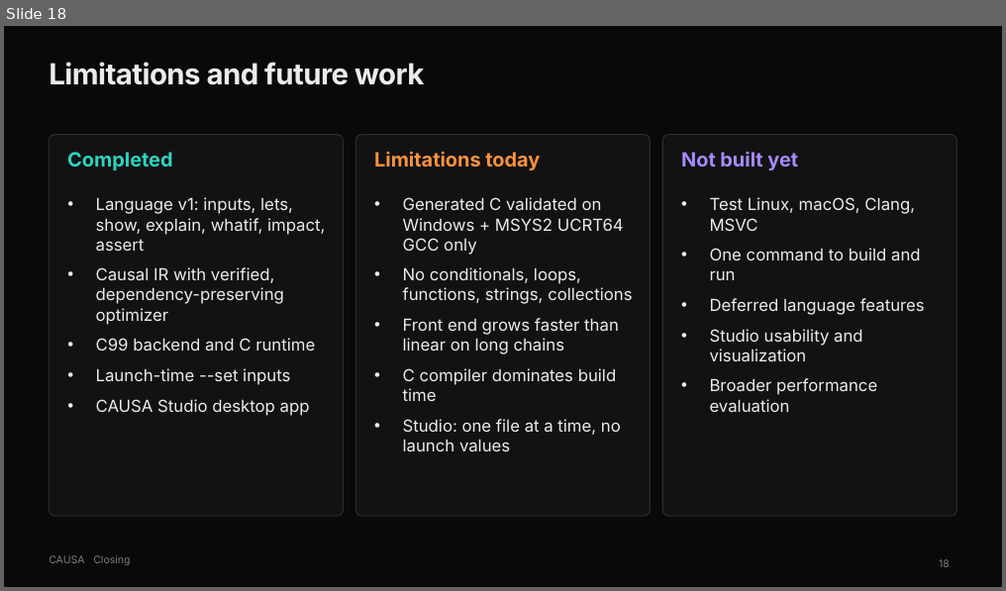
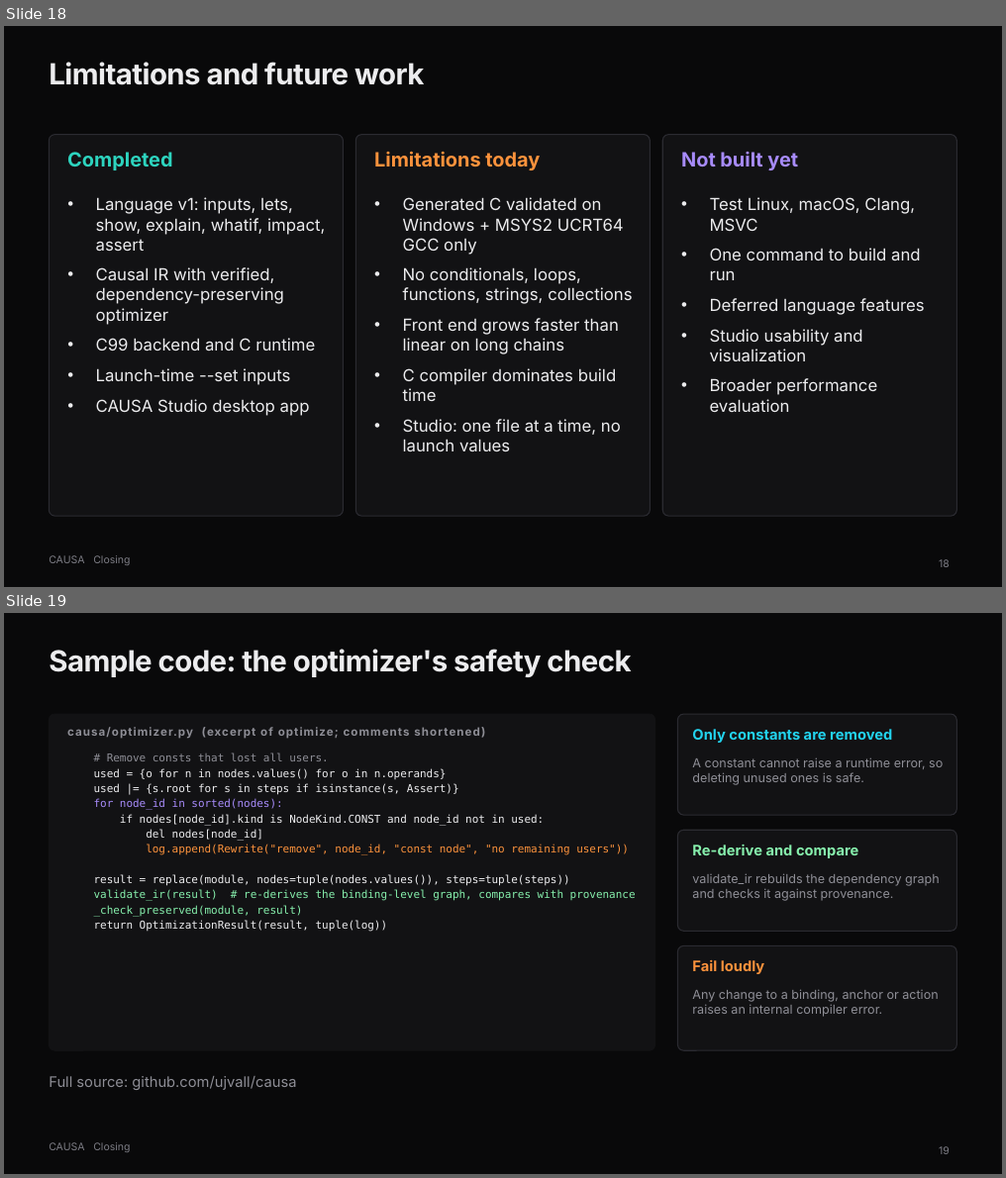
Before and after one commit to ujvall/Causa, a slide deck: presentation/CAUSA_Final_Presentation.pptx. Shown one above the other, each under a label of ours: slide 18 before the commit, slides 18 and 19 after it. The pictures are 1006x591 and 1006x1178 pixels, drawn with LibreOffice and Linux fonts; fonts in the diff are those of the drawing. Boxes give left, top, right and bottom in pixels: in the first picture for what was removed or moved away, otherwise in the second. Text is boxed around its words. In the diff, an @@ line names an element or a change of style, - is before the commit and + after.

Commit message:
Presentation: add sample code slide and GitHub link

```diff
--- a/presentation/CAUSA_Final_Presentation.pptx
+++ b/presentation/CAUSA_Final_Presentation.pptx
@@ slide 19 added at (4, 613, 1002, 1174), background #09090A @@
@@ title added at (49, 649, 631, 677), 28 pt, text #ECECEE, bold @@
+Sample code: the optimizer's safety check
@@ rounded rectangle added at (49, 714, 655, 1051), fill #121214, outline #121214 1 pt @@
@@ text added at (67, 727, 410, 739), 11 pt, text #8E8E96, bold @@
+causa/optimizer.py (excerpt of optimize; comments shortened)
@@ rounded rectangle added at (678, 714, 957, 815), fill #121214, outline #2B2B31 1 pt @@
@@ text added at (692, 729, 892, 743), 14 pt, text #22D3EE, bold @@
+Only constants are removed
@@ text added at (94, 754, 636, 932), 10.5 pt, text #ECECEE @@
+# Remove consts that lost all users.
+used = {o for n in nodes.values() for o in n.operands}
+used |= {s.root for s in steps if isinstance(s, Assert)}
+for node_id in sorted(nodes):
+if nodes[node_id].kind is NodeKind.CONST and node_id not in used:
+del nodes[node_id]
+log.append(Rewrite("remove", node_id, "const node", "no remaining users"))
+result = replace(module, nodes=tuple(nodes.values()), steps=tuple(steps))
+validate_ir(result) # re-derives the binding-level graph, compares with provenance
+_check_preserved(module, result)
+return OptimizationResult(result, tuple(log))
@@ text added at (692, 759, 943, 785), 12 pt, text #8E8E96 @@
+A constant cannot raise a runtime error, so deleting unused ones is safe.
@@ rounded rectangle added at (678, 830, 957, 931), fill #121214, outline #2B2B31 1 pt @@
@@ text added at (692, 845, 858, 859), 14 pt, text #86EFAC, bold @@
+Re-derive and compare
@@ text added at (692, 873, 940, 901), 12 pt, text #8E8E96 @@
+validate_ir rebuilds the dependency graph and checks it against provenance.
@@ rounded rectangle added at (678, 947, 957, 1051), fill #121214, outline #2B2B31 1 pt @@
@@ text added at (692, 960, 764, 974), 14 pt, text #FB923C, bold @@
+Fail loudly
@@ text added at (692, 989, 938, 1017), 12 pt, text #8E8E96 @@
+Any change to a binding, anchor or action raises an internal compiler error.
@@ text added at (49, 1076, 296, 1090), 14 pt, text #8E8E96 @@
+Full source: github.com/ujvall/causa
@@ text added at (49, 1143, 130, 1153), 10 pt, text #7C7C84 @@
+CAUSA Closing
@@ page number added at (939, 1147, 949, 1155), 10 pt, text #7C7C84 @@
+19
```
Also in this commit, not shown: 1 slide changed, 2 other files.
